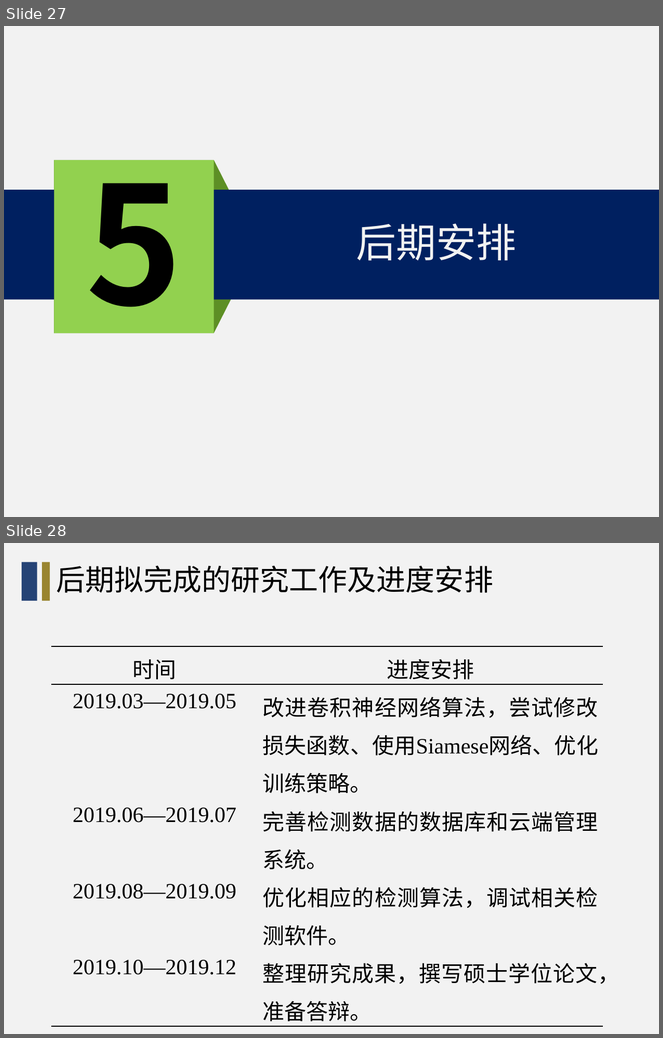
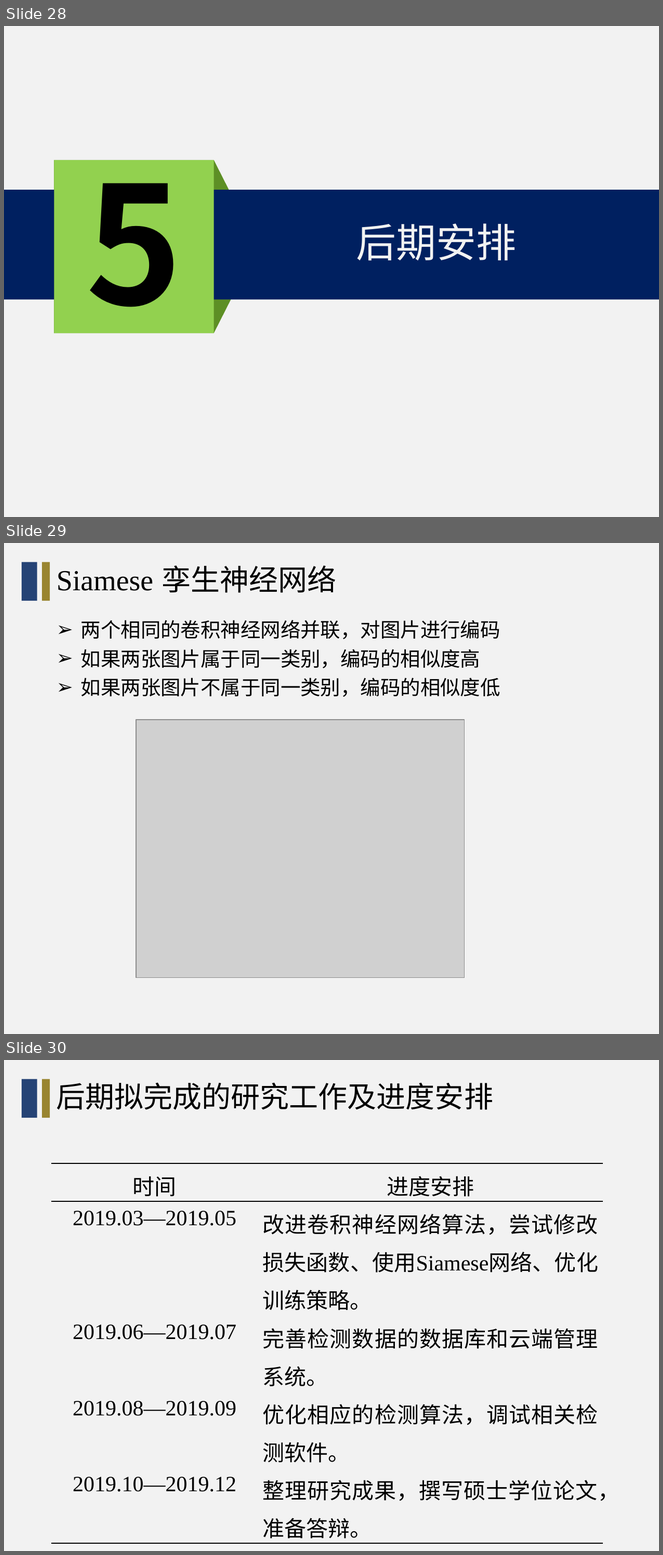
Before and after one commit to wang-jiankun/Graduate-File, a slide deck: 资料/课题汇报（2019.3.15）-王建坤.pptx. Shown one above the other, each under a label of ours: slides 27 and 28 before the commit, slides 28, 29 and 30 after it. The pictures are 663x1038 and 663x1555 pixels, drawn with LibreOffice and Linux fonts; fonts in the diff are those of the drawing; grey boxes stand for pictures; background and template pictures are left out. Boxes give left, top, right and bottom in pixels: in the first picture for what was removed or moved away, otherwise in the second. Text is boxed around its words. In the diff, an @@ line names an element or a change of style, - is before the commit and + after.

```diff
--- a/资料/课题汇报（2019.3.15）-王建坤.pptx
+++ b/资料/课题汇报（2019.3.15）-王建坤.pptx
@@ slide 29 added at bbox=[4, 543, 659, 1034], background #F2F2F2; not listed: 2 template elements that a slide beside it also shows @@
@@ title added at bbox=[57, 565, 336, 593], 32 pt, text #000000 @@
+Siamese 孪生神经网络
@@ text added at bbox=[81, 620, 501, 697], 22 pt, text #000000 @@
+➢ 两个相同的卷积神经网络并联，对图片进行编码
+➢ 如果两张图片属于同一类别，编码的相似度高
+➢ 如果两张图片不属于同一类别，编码的相似度低
@@ picture added at bbox=[137, 720, 465, 978] @@
@@ what was slide 27 is now slide 28 @@
@@ what was slide 28 is now slide 30 @@
```
Also in this commit, not shown: 6 slides changed, 1 other slide added, 9 other files.
